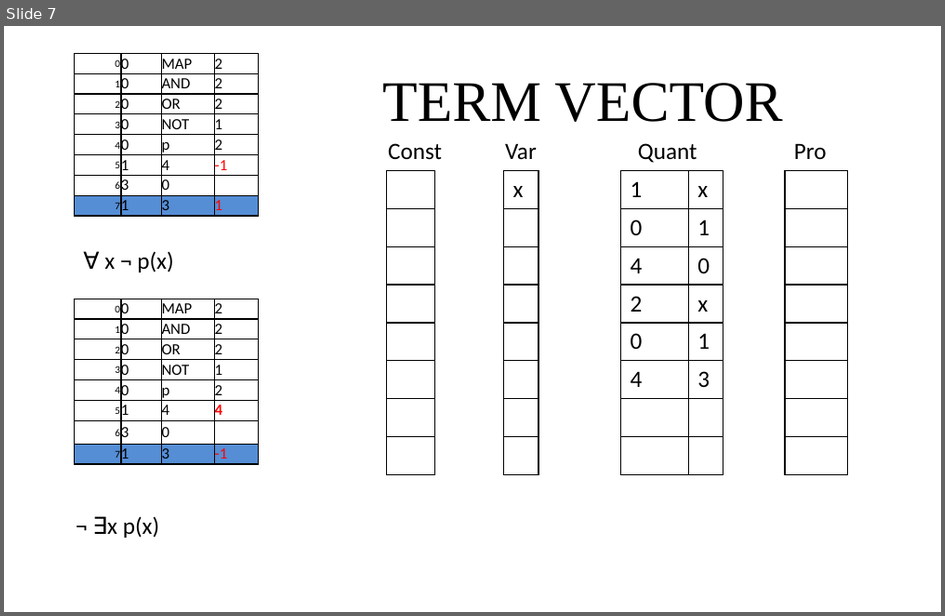
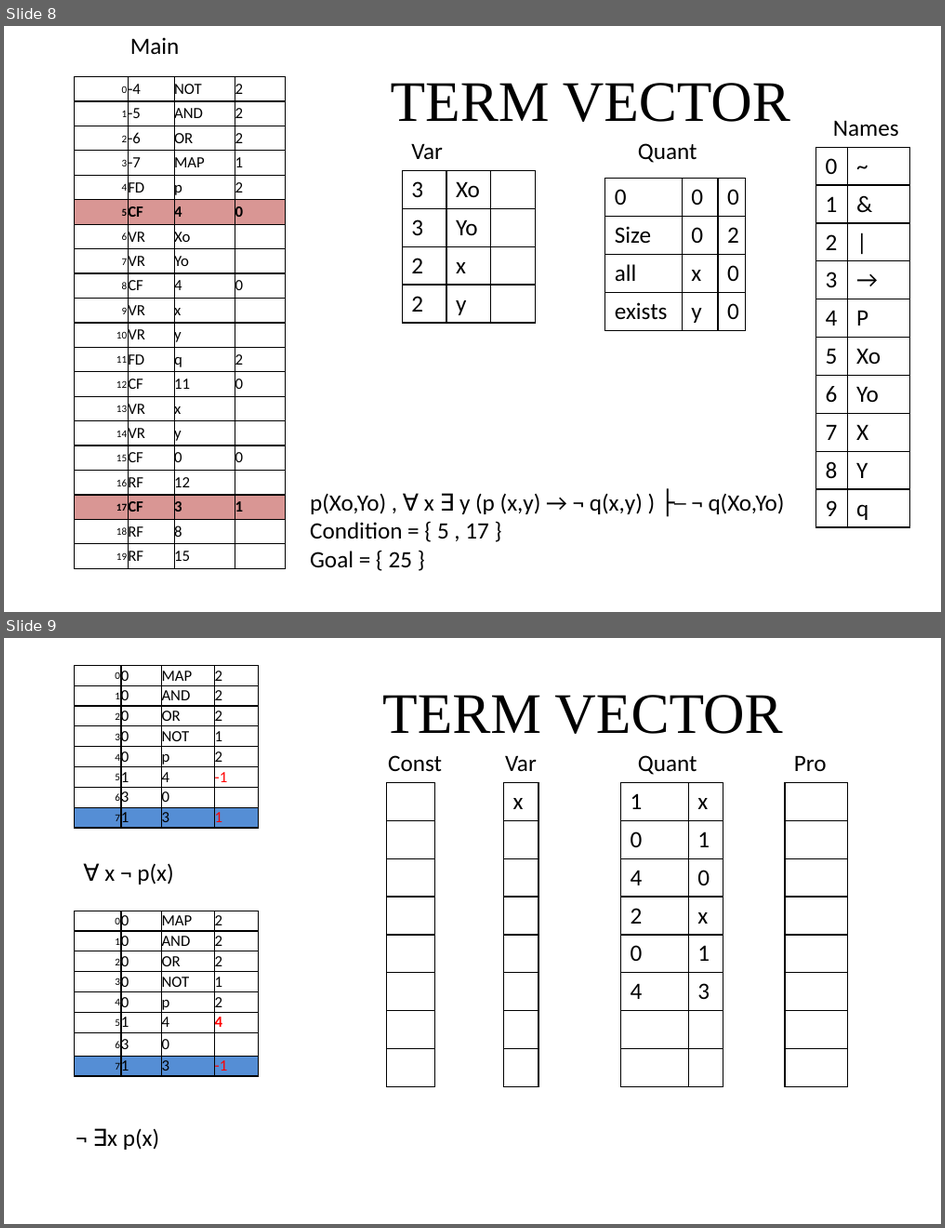
Before and after one commit to giang-rocker/logic, a slide deck: Report/SUY LUẬN TỰ NHIÊN.pptx. Shown one above the other, each under a label of ours: slide 7 before the commit, slides 8 and 9 after it. The pictures are 945x616 and 945x1228 pixels, drawn with LibreOffice and Linux fonts; fonts in the diff are those of the drawing. Boxes give left, top, right and bottom in pixels: in the first picture for what was removed or moved away, otherwise in the second. Text is boxed around its words. In the diff, an @@ line names an element or a change of style, - is before the commit and + after.

```diff
--- a/Report/SUY LUẬN TỰ NHIÊN.pptx
+++ b/Report/SUY LUẬN TỰ NHIÊN.pptx
@@ slide 8 added at (x1=4, y1=26, x2=941, y2=612), background #FFFFFF @@
@@ text added at (x1=130, y1=37, x2=180, y2=54), 18 pt, text #000000 @@
+Main
@@ table added at (x1=75, y1=76, x2=284, y2=569), 20 rows, 4 columns @@
+0 | -4 | NOT | 2
+1 | -5 | AND | 2
+2 | -6 | OR | 2
+3 | -7 | MAP | 1
+4 | FD | p | 2
+5 | CF | 4 | 0
+6 | VR | Xo | 
+7 | VR | Yo | 
+8 | CF | 4 | 0
+9 | VR | x | 
+10 | VR | y | 
+11 | FD | q | 2
+12 | CF | 11 | 0
+13 | VR | x | 
+14 | VR | y | 
+15 | CF | 0 | 0
+16 | RF | 12 | 
+17 | CF | 3 | 1
+18 | RF | 8 | 
+19 | RF | 15 | 
@@ title added at (x1=391, y1=83, x2=791, y2=122), 44 pt, text #000000 @@
+TERM VECTOR
@@ text added at (x1=834, y1=120, x2=900, y2=137), 18 pt, text #000000 @@
+Names
@@ text added at (x1=411, y1=143, x2=443, y2=160), 18 pt, text #000000 @@
+Var
@@ text added at (x1=638, y1=143, x2=698, y2=163), 18 pt, text #000000 @@
+Quant
@@ table added at (x1=817, y1=147, x2=911, y2=524), 10 rows, 2 columns @@
+0 | ~
+1 | &
+2 | |
+3 | →
+4 | P
+5 | Xo
+6 | Yo
+7 | X
+8 | Y
+9 | q
@@ table added at (x1=402, y1=170, x2=535, y2=321), 4 rows, 3 columns @@
+3 | Xo | 
+3 | Yo | 
+2 | x | 
+2 | y | 
@@ table added at (x1=606, y1=178, x2=745, y2=328), 4 rows, 3 columns @@
+0 | 0 | 0
+Size | 0 | 2
+all | x | 0
+exists | y | 0
@@ text added at (x1=310, y1=493, x2=785, y2=567), 18 pt, text #000000 @@
+p(Xo,Yo) , ∀ x ∃ y (p (x,y) → ¬ q(x,y) ) ├─ ¬ q(Xo,Yo)
+Condition = { 5 , 17 }
+Goal = { 25 }
@@ what was slide 7 is now slide 9 @@
```
Also in this commit, not shown: 1 slide changed, 1 other slide added, 2 other files.
